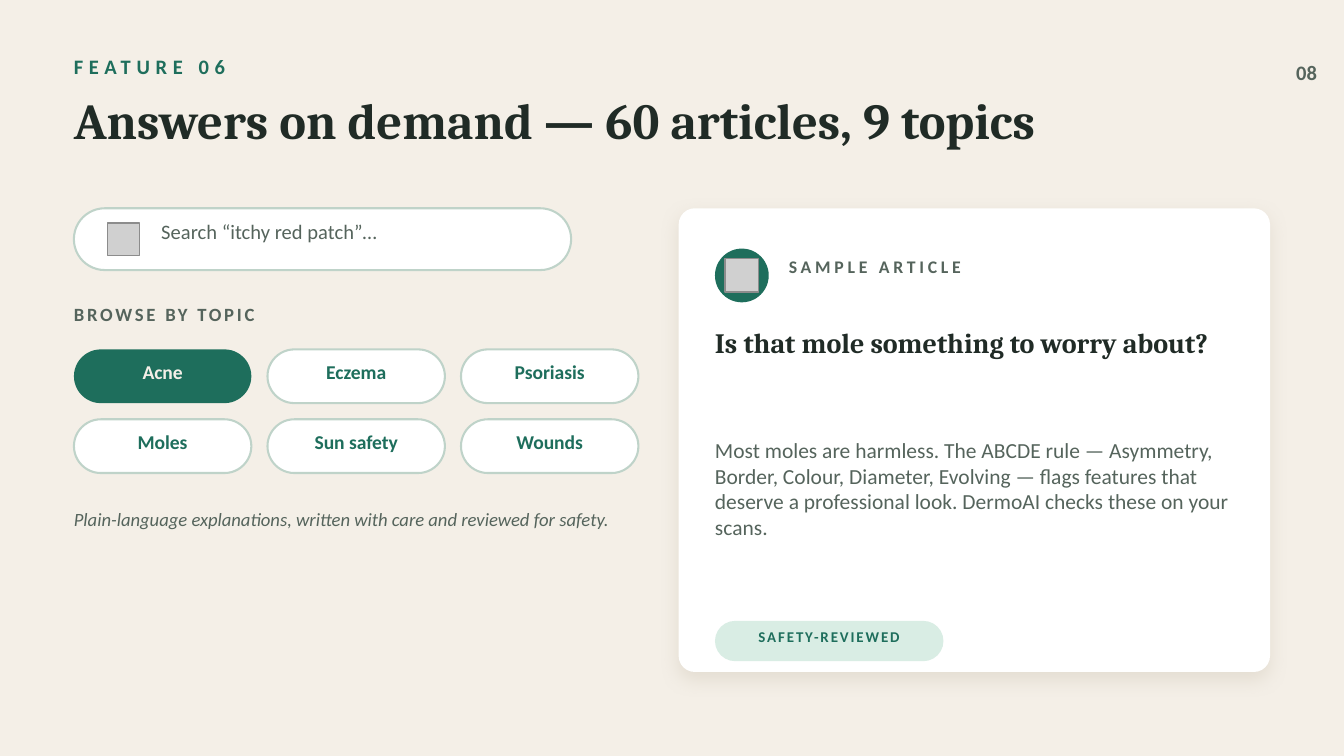
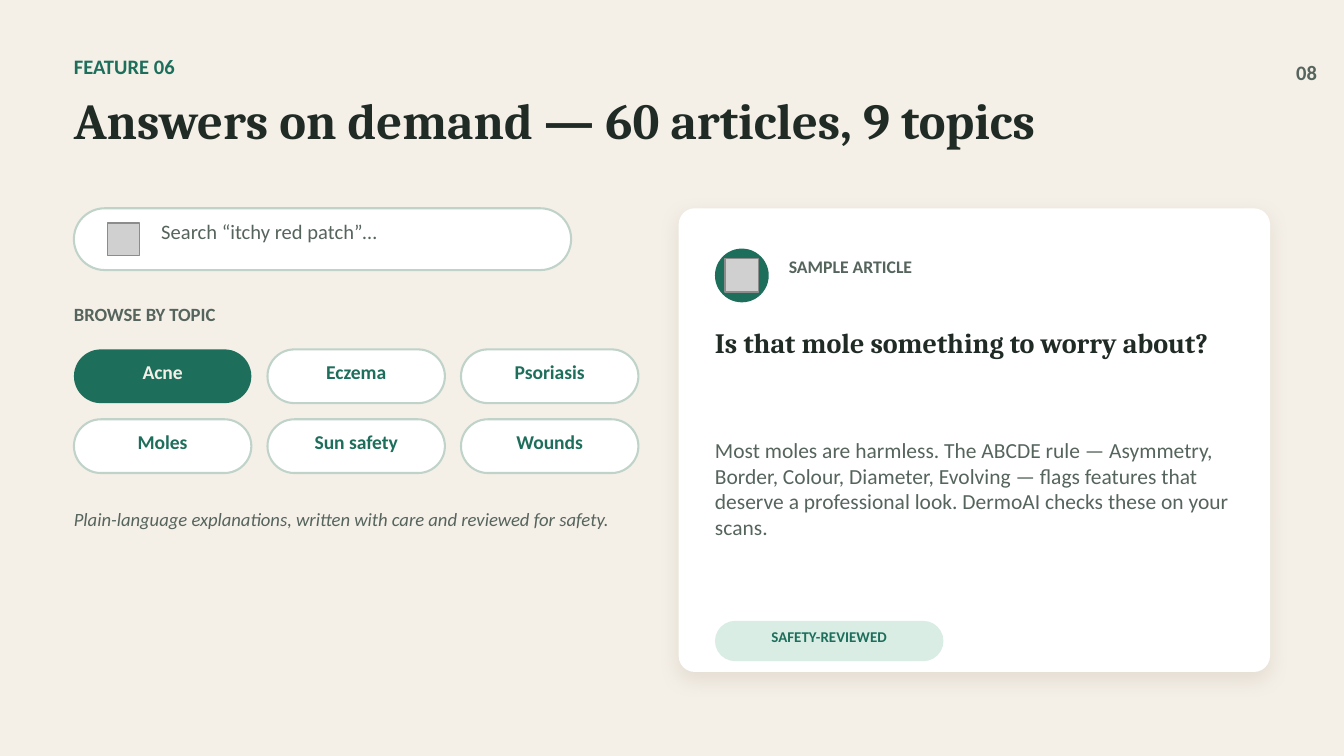
Before and after one commit to IshanAsati/dermoai-android, a slide deck: slide 6 of DermoAI_Pitch_Deck.pptx (slide 8 before the commit). Drawn at 1344x756 pixels with LibreOffice and Linux fonts; fonts in the diff are those of the drawing; grey boxes stand for pictures. Boxes give left, top, right and bottom in pixels: in the first picture for what was removed or moved away, otherwise in the second. Text is boxed around its words. In the diff, an @@ line names an element or a change of style, - is before the commit and + after.

```diff
--- a/DermoAI_Pitch_Deck.pptx
+++ b/DermoAI_Pitch_Deck.pptx
@@ text "FEATURE 06" at (74, 60, 175, 74): letter spacing 3 to 0 pt @@
@@ text "SAMPLE ARTICLE" at (789, 261, 912, 273): letter spacing 2 to 0 pt @@
@@ text "BROWSE BY TOPIC" at (74, 309, 215, 321): letter spacing 1.5 to 0 pt @@
@@ text "SAFETY-REVIEWED" at (771, 632, 886, 642): letter spacing 1 to 0 pt @@
```
Also in this commit, not shown: 5 other slides changed, 2 slides removed, 2 other files.
